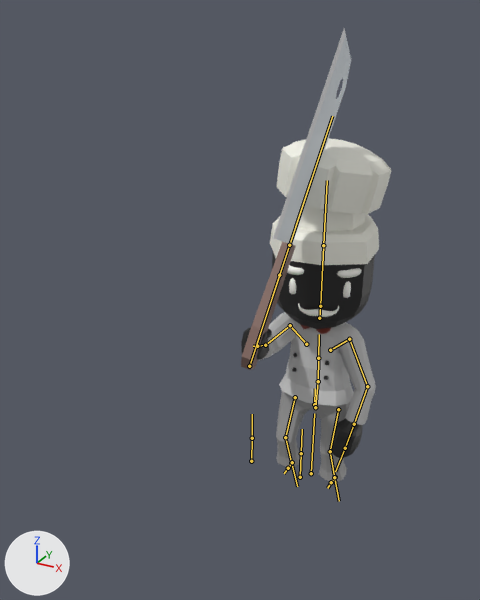
What one commit did to the FBX model CULLinary/Assets/Experiment/TestAssets/FBXActions/Chef_Hat.fbx.
Both versions are drawn from a camera (50 mm lens) standing at (2.24, -5.76, 4.84) and looking at (-0.25, -1.23, 2.57). Arrows for +X, +Y and +Z are at lower left; the lights stay in place. Both versions are drawn at frame 8 of the action 'CharacterArmature|SitDown'; the numbers are the values there. The bones that bend it are drawn over the model as lines.

The first picture shows 'Body', 'cookingKnifeChopping'.
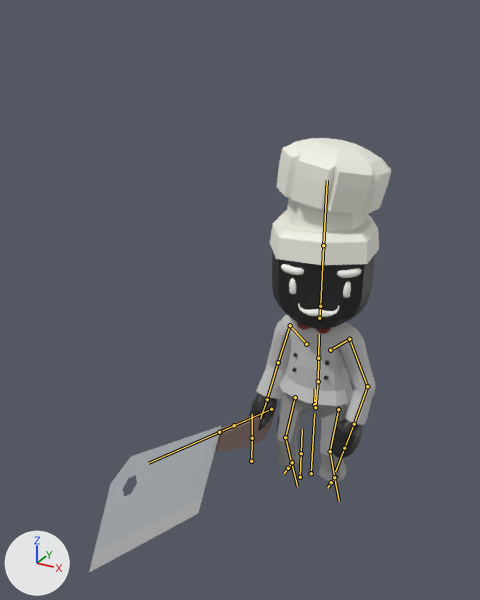
What differs and where, as boxes [x1, y1, x2, y2] in the pictures (480 x 600 px):
'Body', posed
    before: [241, 138, 391, 483]
    after: [248, 138, 391, 483]
'cookingKnifeChopping', posed (68% wider, 53% shorter)
    before: [241, 29, 351, 370]
    after: [89, 412, 275, 572]
bone 'UpperArm.R', root to tip
    before: (290, 325) to (265, 345)
    after: (290, 325) to (278, 362)
bone 'DEF_WEAPON', root to tip
    before: (249, 366) to (289, 245)
    after: (271, 409) to (219, 432)

The change, as a list of edits to the scene's bpy script:
```text
Change bone_upperarm_r:
    where bone_upperarm_r = bpy.data.objects['CharacterArmature'].pose.bones['UpperArm.R']  # child of 'Shoulder.R'
    bone_upperarm_r.rotation_quaternion: (0.668, -0.28, 0.24, 0.647) -> (0.751, -0.584, -0.279, 0.134)  # degrees (-5, 43, 86) -> degrees (-80, -15, 33)
Change bone_def_weapon:
    where bone_def_weapon = bpy.data.objects['CharacterArmature'].pose.bones['DEF_WEAPON']
    bone_def_weapon.location: (-2.246, 1.276, 1.126) -> (-1.113, 0.939, 0.064)
    bone_def_weapon.rotation_quaternion: (0.581, -0.562, 0.513, 0.29) -> (0.158, -0.062, 0.687, 0.707)  # degrees (-114, 67, -38) -> degrees (-93, 162, -8)
```
